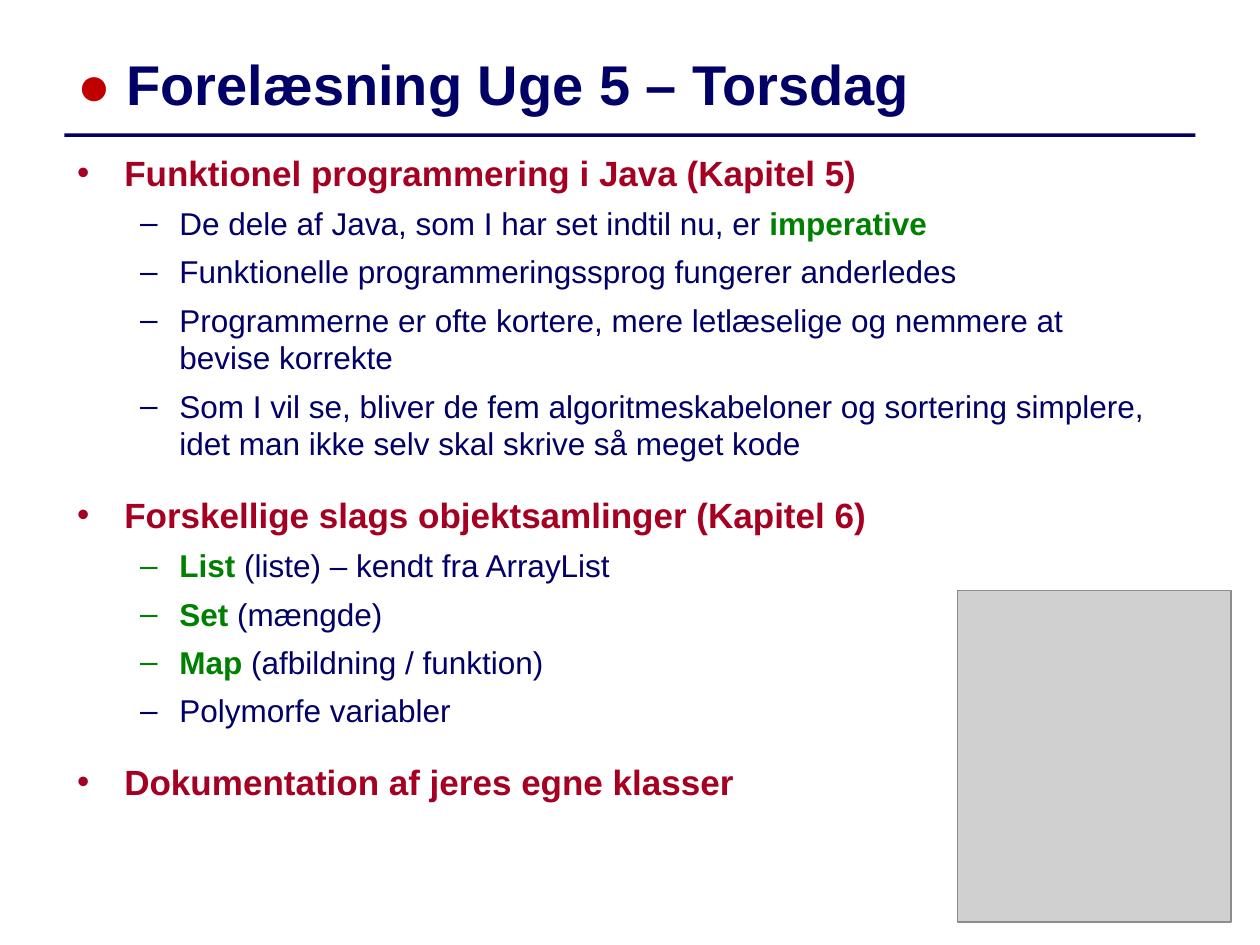
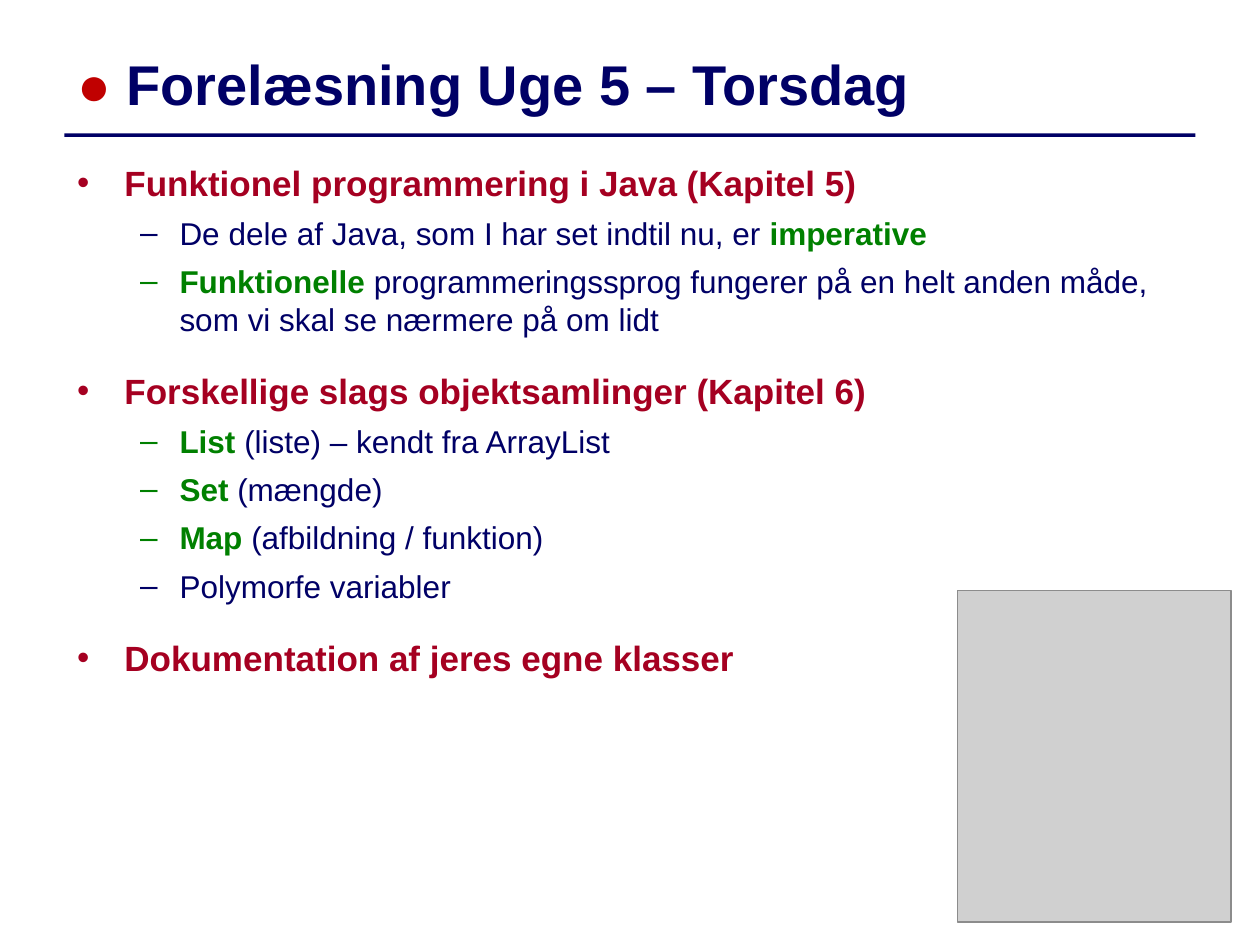
Before and after one commit to IntProgAU/Materiale, a slide deck: slide 1 of web/e23/uge_5b/Slides-Uge5-Torsdag.pptx. Drawn at 1260x945 pixels with LibreOffice and Linux fonts; fonts in the diff are those of the drawing; grey boxes stand for pictures. Boxes give left, top, right and bottom in pixels: in the first picture for what was removed or moved away, otherwise in the second. Text is boxed around its words. In the diff, an @@ line names an element or a change of style, - is before the commit and + after.

```diff
--- a/web/e23/uge_5b/Slides-Uge5-Torsdag.pptx
+++ b/web/e23/uge_5b/Slides-Uge5-Torsdag.pptx
@@ text "Funktionel programmering i Java (Kapitel ...": place and size @@
-text "Funktionel programmering i Java (Kapitel ..." at [124,160,1144,802]
+text "Funktionel programmering i Java (Kapitel ..." at [124,170,1148,677]
@@ text at [180,268,1148,337]: text changed @@
-  – Funktionelle programmeringssprog fungerer anderledes
-  – Programmerne er ofte kortere, mere letlæselige og nemmere at bevise korrekte
-  – Som I vil se, bliver de fem algoritmeskabeloner og sortering simplere, idet man ikke selv skal skrive så meget kode
+  – Funktionelle programmeringssprog fungerer på en helt anden måde, som vi skal se nærmere på om lidt
```
Also in this commit, not shown: 10 other slides changed, 1 other file.
